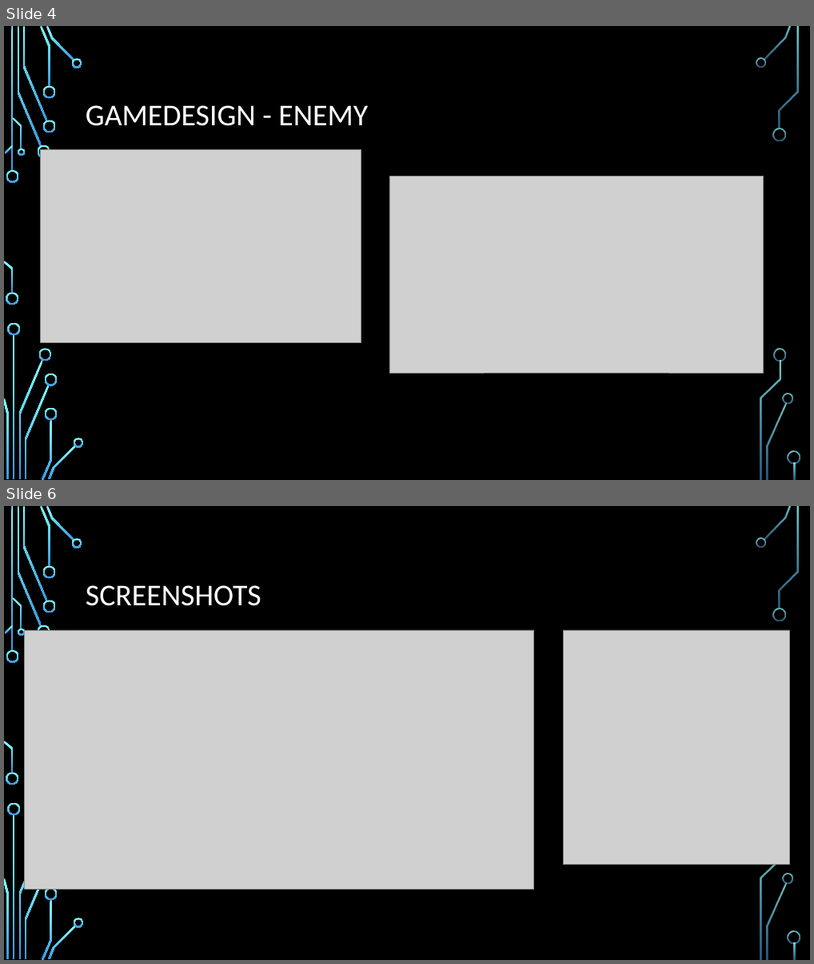
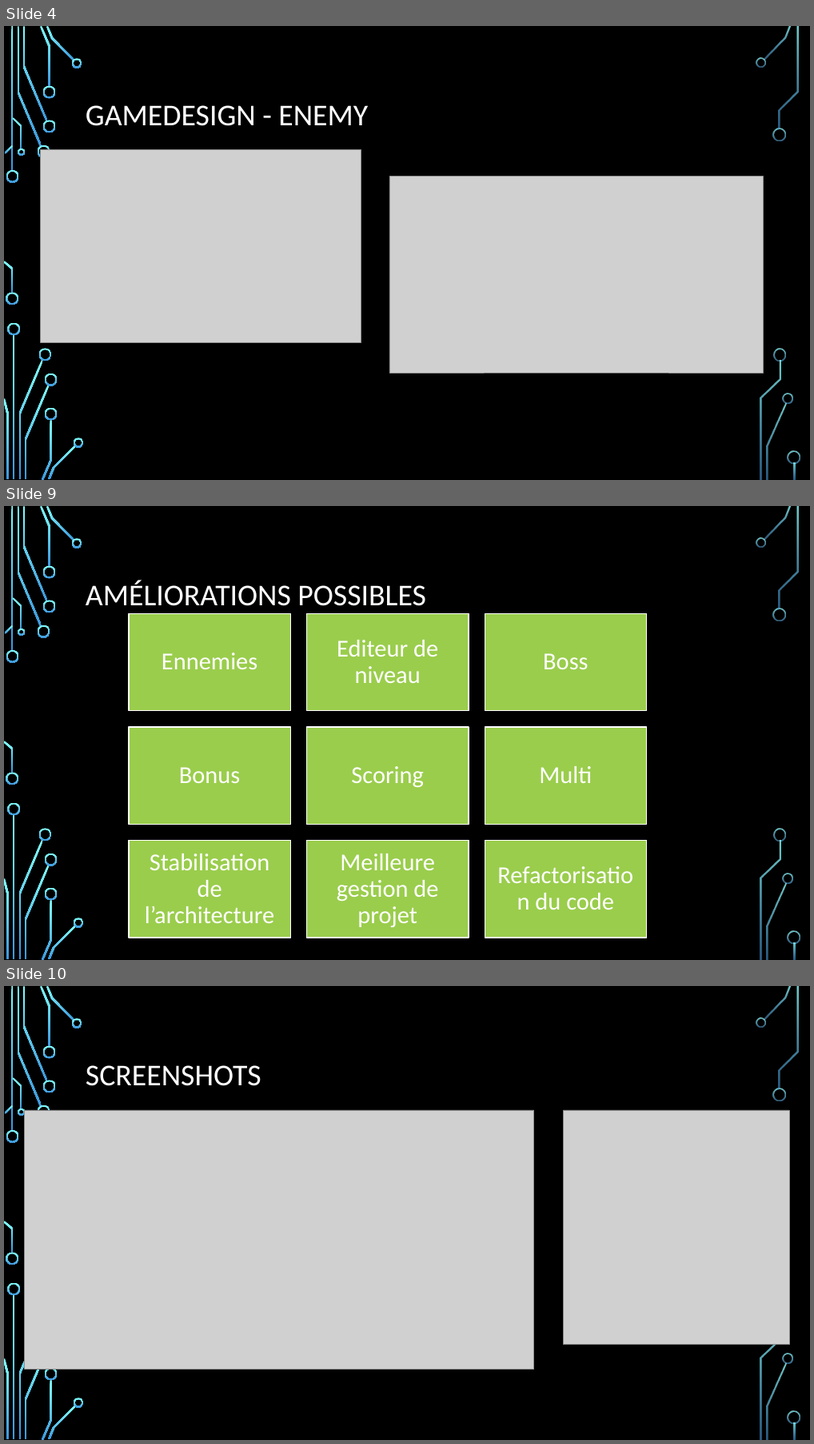
Before and after one commit to gamagora-rushup/rushup, a slide deck: Docs/Rushup.pptx. Shown one above the other, each under a label of ours: slides 4 and 6 before the commit, slides 4, 9 and 10 after it; the slides between them are not shown. The pictures are 814x964 and 814x1444 pixels, drawn with LibreOffice and Linux fonts; fonts in the diff are those of the drawing; grey boxes stand for pictures; background and template pictures are left out. Boxes give left, top, right and bottom in pixels: in the first picture for what was removed or moved away, otherwise in the second. Text is boxed around its words. In the diff, an @@ line names an element or a change of style, - is before the commit and + after.

```diff
--- a/Docs/Rushup.pptx
+++ b/Docs/Rushup.pptx
@@ slide 9 added at (x1=4, y1=506, x2=810, y2=960), background picture (left out); not listed: 36 template elements that a slide beside it also shows @@
@@ title added at (x1=86, y1=580, x2=426, y2=606), 36 pt, text #FFFFFF @@
+AMÉLIORATIONS POSSIBLES
@@ group added at (x1=129, y1=614, x2=647, y2=937): 9 rectangles, 9 texts @@
+Ennemies
+Editeur de niveau
+Boss
+Bonus
+Scoring
+Multi
+Stabilisation de l’architecture
+Meilleure gestion de projet
+Refactorisation du code
@@ what was slide 6 is now slide 10 @@
```
Also in this commit, not shown: 1 slide changed, 3 other slides added.
